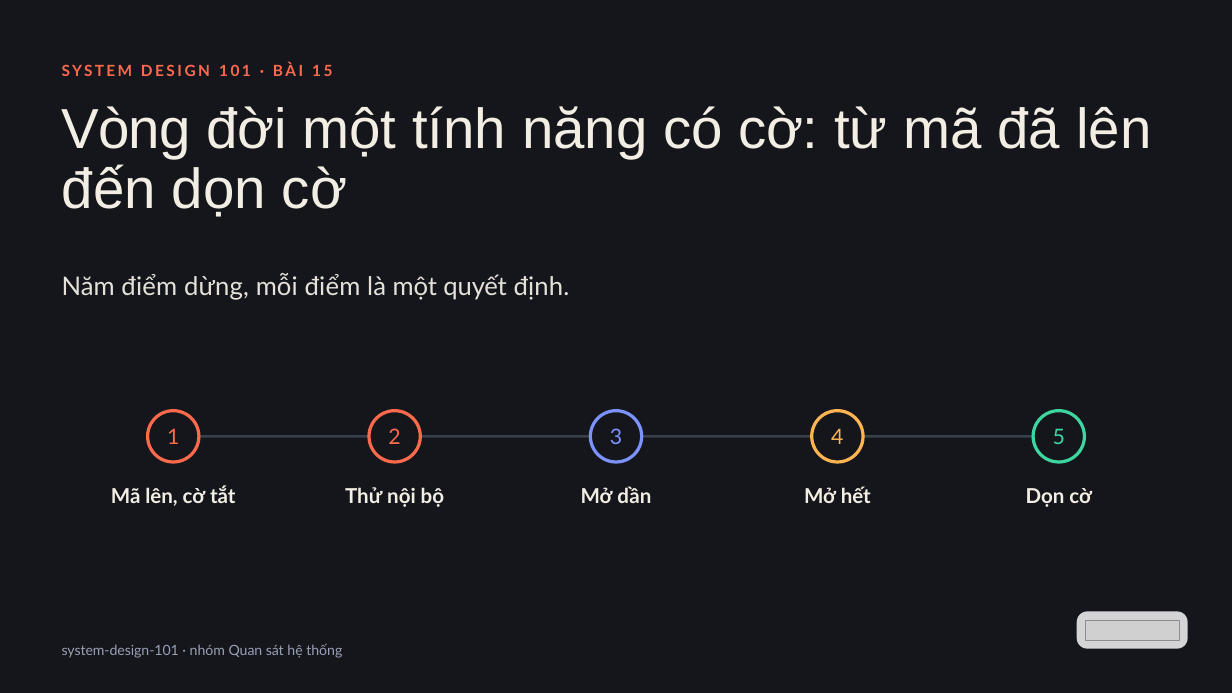
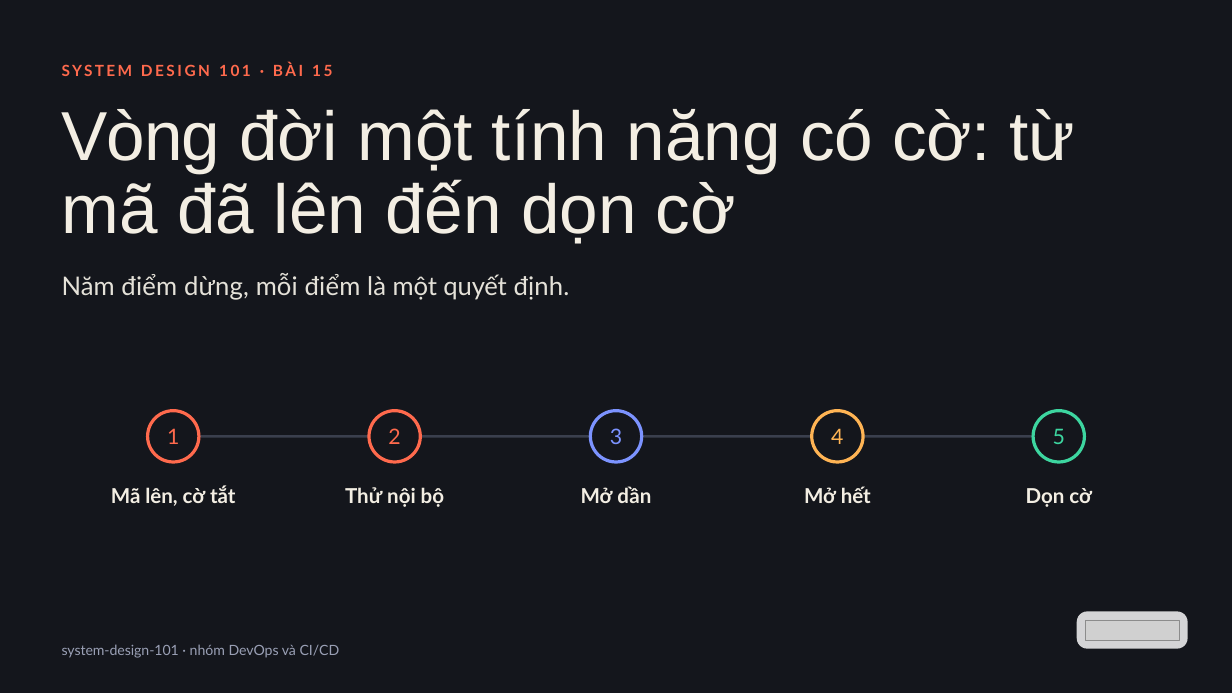
Before and after one commit to vohoailinh90/tool-marketing-studio, a slide deck: slide 1 of system-design-101/vi/lessons/sd-13-015/slides/sd-13-015.pptx. Drawn at 1232x693 pixels with LibreOffice and Linux fonts; fonts in the diff are those of the drawing; grey boxes stand for pictures. Boxes give left, top, right and bottom in pixels: in the first picture for what was removed or moved away, otherwise in the second. Text is boxed around its words. In the diff, an @@ line names an element or a change of style, - is before the commit and + after.

```diff
--- a/system-design-101/vi/lessons/sd-13-015/slides/sd-13-015.pptx
+++ b/system-design-101/vi/lessons/sd-13-015/slides/sd-13-015.pptx
@@ text "Vòng đời một tính năng ..." at <box>62,109,1075,244</box>: size 66 to 81 pt; letter spacing -1 to -1.3 pt in "Vòng"; letter spacing -0.6 to -0.7 pt in "cờ:"; letter spacing 0.1 to 0.2 pt in "đến"; line spacing 70pt to 85.9pt @@
@@ text at <box>62,644,340,658</box>: text changed @@
-system-design-101 · nhóm Quan sát hệ thống
+system-design-101 · nhóm DevOps và CI/CD
```
Also in this commit, not shown: 9 other slides changed, 4 other files.
